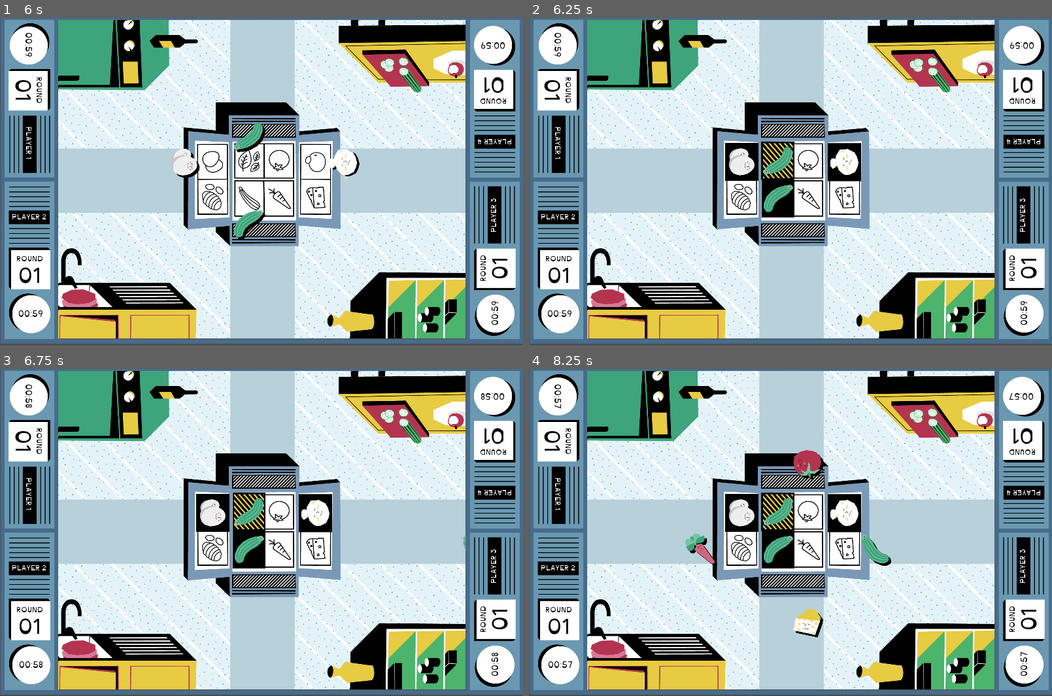
Above: before the commit, frames 1-4 (two rows, left to right).
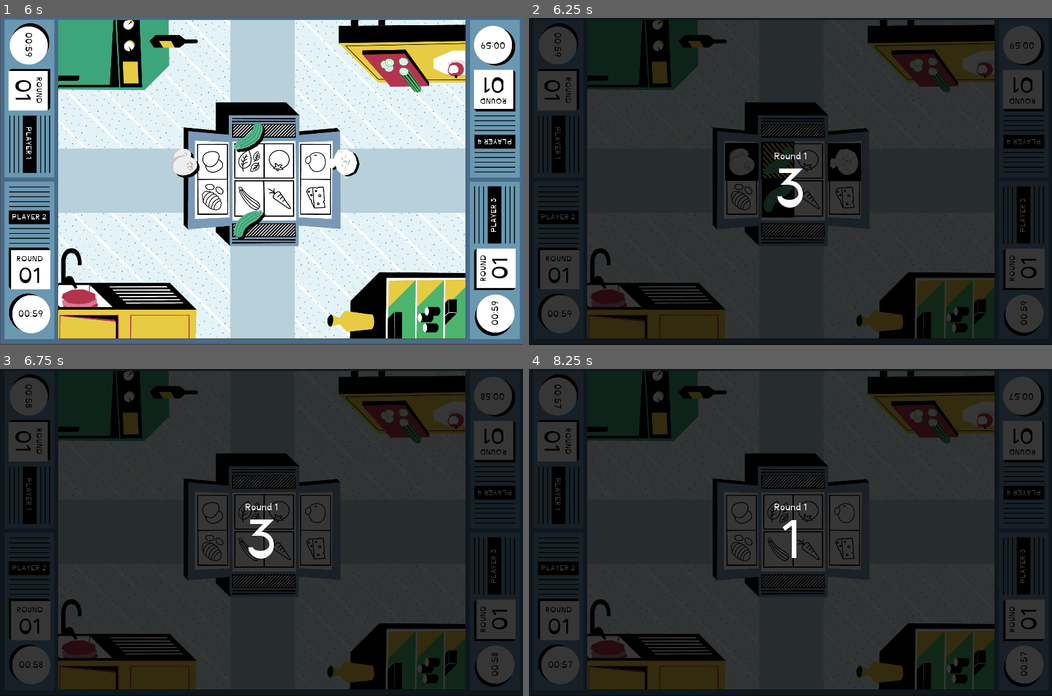
Above: after the commit, the same moments.

Repository: nuco-san/rotary_game
Game: Godot game, scene res://Scenes/Minigiochi/Minigioco_2.tscn
Same seed, same stepped clock (60 frames per second), same inputs: the game is played once before the commit and once after it. This scene is started directly instead of the project's main scene.
Inputs:
- Up to frame 1 (6 s): click "AVANTI" at 0.5 s; click "AVANTI" at 1.25 s; tap Enter at 2, 4.25 s; tap Space at 2.75 s
- Up to frame 2 (6.25 s): no input
- Up to frame 3 (6.75 s): no input
- Up to frame 4 (8.25 s): no input

Frame 1 is identical in both runs. In frame 2, 88% of the frame differs, in the area x 0-100%, y 0-100%; in frame 3, 89%; in frame 4, 89%.

Commit message:
risolto bug nello spawn

Diff:
--- a/Scenes/FoodTrack.gd
+++ b/Scenes/FoodTrack.gd
@@ -16,12 +16,17 @@
 var number_of_clicks : int = 0
 
 var is_filled_correctly = false
+var new_food_array = []
+
 
 
 func _ready():
 	$FinishingPoint/FoodIcon.texture = load("res://03_Icone_EXPORT_ROTARY/" + acceptable_id + "_icona.png")
 	$FinishingPoint/FoodIcon.rotation_degrees = sprite_rotation
 	$FinishingPoint/ArrivedFoodSprite.rotation_degrees = sprite_rotation
+	for food in food_res.food_ids:
+		if food != acceptable_id:
+			new_food_array.append(food)
 
 
 func spawn_food():
@@ -36,8 +41,6 @@
 		else:
 			random_id = food_res.food_ids[randi() % food_res.food_ids.size()]
 	else:
-		var new_food_array = food_res.food_ids
-		new_food_array.erase(acceptable_id)
 		random_id = new_food_array[randi() % new_food_array.size()]
 	new_food.set_id(random_id)
 	new_food.set_sprite_rotation(sprite_rotation)
--- a/Scenes/Minigiochi/Minigioco_1.tscn
+++ b/Scenes/Minigiochi/Minigioco_1.tscn
@@ -3,24 +3,10 @@
 [ext_resource path="res://Scenes/Minigioco.tscn" type="PackedScene" id=1]
 
 [node name="Minigioco_1" instance=ExtResource( 1 )]
+minigame_number = 1
 
-[node name="FoodBackgroundWrong" parent="TrackManagerBottom/FoodTrack_1/FinishingPoint" index="3"]
-frame = 2
-
-[node name="FoodBackgroundWrong" parent="TrackManagerBottom/FoodTrack_2/FinishingPoint" index="3"]
-frame = 2
-
-[node name="FoodBackgroundWrong" parent="TrackManagerRight/FoodTrack_1/FinishingPoint" index="3"]
-frame = 2
-
-[node name="FoodBackgroundWrong" parent="TrackManagerRight/FoodTrack_2/FinishingPoint" index="3"]
-frame = 2
-
-[node name="FoodBackgroundWrong" parent="TrackManagerTop/FoodTrack_1/FinishingPoint" index="3"]
-frame = 2
-
-[node name="FoodBackgroundWrong" parent="TrackManagerTop/FoodTrack_2/FinishingPoint" index="3"]
-frame = 2
+[node name="Fuoco" parent="Sfondo_sotto" index="0"]
+frame = 1
 
 [node name="FoodList" parent="UI" index="5"]
 margin_left = 1291.0
--- a/Scenes/Minigiochi/Minigioco_2.tscn
+++ b/Scenes/Minigiochi/Minigioco_2.tscn
@@ -10,6 +10,7 @@
 [ext_resource path="res://01_Cutscenes_EXPORT_ROTARY/Cutscenes_outro_EXPORT_ROTARY/Cutscenes_Outro_3.png" type="Texture" id=8]
 
 [node name="Minigioco_2" instance=ExtResource( 1 )]
+minigame_number = 2
 
 [node name="Sfondo_sotto" parent="." index="0"]
 texture = ExtResource( 2 )
--- a/Scenes/Minigiochi/Minigioco_3.tscn
+++ b/Scenes/Minigiochi/Minigioco_3.tscn
@@ -10,6 +10,7 @@
 [ext_resource path="res://01_Cutscenes_EXPORT_ROTARY/Cutscenes_outro_EXPORT_ROTARY/Cutscenes_Outro_5.png" type="Texture" id=8]
 
 [node name="Minigioco_3" instance=ExtResource( 1 )]
+minigame_number = 3
 
 [node name="Sfondo_sotto" parent="." index="0"]
 texture = ExtResource( 3 )
@@ -35,18 +36,12 @@
 [node name="FinishingPoint" parent="TrackManagerBottom/FoodTrack_1" index="0"]
 position = Vector2( 11, -592 )
 
-[node name="FoodBackgroundWrong" parent="TrackManagerBottom/FoodTrack_1/FinishingPoint" index="3"]
-frame = 1
-
 [node name="FoodTrack_2" parent="TrackManagerBottom" index="1"]
 food_res = ExtResource( 4 )
 acceptable_id = "Mozzarella"
 
 [node name="FinishingPoint" parent="TrackManagerBottom/FoodTrack_2" index="0"]
 position = Vector2( 5, -591 )
-
-[node name="FoodBackgroundWrong" parent="TrackManagerBottom/FoodTrack_2/FinishingPoint" index="3"]
-frame = 1
 
 [node name="FoodTrack_1" parent="TrackManagerRight" index="0"]
 food_res = ExtResource( 4 )
@@ -55,18 +50,12 @@
 [node name="FinishingPoint" parent="TrackManagerRight/FoodTrack_1" index="0"]
 position = Vector2( -665, -6 )
 
-[node name="FoodBackgroundWrong" parent="TrackManagerRight/FoodTrack_1/FinishingPoint" index="3"]
-frame = 1
-
 [node name="FoodTrack_2" parent="TrackManagerRight" index="1"]
 food_res = ExtResource( 4 )
 acceptable_id = "Basilico"
 
 [node name="FinishingPoint" parent="TrackManagerRight/FoodTrack_2" index="0"]
 position = Vector2( -665, -7 )
-
-[node name="FoodBackgroundWrong" parent="TrackManagerRight/FoodTrack_2/FinishingPoint" index="3"]
-frame = 1
 
 [node name="FoodTrack_1" parent="TrackManagerTop" index="0"]
 food_res = ExtResource( 4 )
@@ -75,31 +64,24 @@
 [node name="FinishingPoint" parent="TrackManagerTop/FoodTrack_1" index="0"]
 position = Vector2( 11, 574 )
 
-[node name="FoodBackgroundWrong" parent="TrackManagerTop/FoodTrack_1/FinishingPoint" index="3"]
-frame = 1
-
 [node name="FoodTrack_2" parent="TrackManagerTop" index="1"]
 food_res = ExtResource( 4 )
 
 [node name="FinishingPoint" parent="TrackManagerTop/FoodTrack_2" index="0"]
 position = Vector2( 6, 576 )
 
-[node name="FoodBackgroundWrong" parent="TrackManagerTop/FoodTrack_2/FinishingPoint" index="3"]
-frame = 1
-
 [node name="Sfondo_sopra" parent="." index="5"]
 texture = ExtResource( 2 )
 
 [node name="FoodList" parent="UI" index="5"]
-margin_left = 1272.0
+margin_left = 1218.0
 margin_top = 907.0
-margin_right = 1522.0
+margin_right = 1568.0
 margin_bottom = 1157.0
 foods = [ "Gnocchi", "Pomodoro", "Mozzarella", "Basilico" ]
 title = "Gnocchi alla sorrentina"
 
 [node name="IntroSlides" parent="." index="7"]
-texture = ExtResource( 6 )
 slides = [ ExtResource( 6 ), ExtResource( 5 ) ]
 
 [node name="OutroSlides" parent="." index="9"]
--- a/Scenes/Minigioco.gd
+++ b/Scenes/Minigioco.gd
@@ -1,7 +1,10 @@
 extends Node2D
+
+export(int) var minigame_number
 
 var time_left
 var score := 0
+var is_doing_fire_sequence = false
 
 
 func _ready():
@@ -19,8 +22,13 @@
 		score += 1
 	else:
 		score -= 1
-	if score == 8:
-		reset_minigame()
+		if minigame_number == 3 and is_doing_fire_sequence:
+			stop_fire_sequence()
+	if score == 2:
+		if minigame_number == 3:
+			start_fire_sequence()
+		else:
+			reset_minigame()
 
 
 func _on_countdown_finished():
@@ -62,3 +70,19 @@
 	$TrackManagerBottom.reset_tracks()
 	$TrackManagerRight.reset_tracks()
 	$TrackManagerTop.reset_tracks()
+
+
+func start_fire_sequence():
+	is_doing_fire_sequence = true
+	$Sfondo_sotto/Fuoco.show()
+	$FireTimer.start()
+	yield($FireTimer, "timeout")
+	reset_minigame()
+	$Sfondo_sotto/Fuoco.hide()
+	is_doing_fire_sequence = false
+
+
+func stop_fire_sequence():
+	is_doing_fire_sequence = false
+	$Sfondo_sotto/Fuoco.show()
+	$FireTimer.stop()
--- a/Scenes/Minigioco.tscn
+++ b/Scenes/Minigioco.tscn
@@ -1,7 +1,7 @@
-[gd_scene load_steps=14 format=2]
+[gd_scene load_steps=17 format=2]
 
 [ext_resource path="res://02_Sfondi_EXPORT_ROTARY/Sfondo_1_sopra.png" type="Texture" id=1]
-[ext_resource path="res://02_Sfondi_EXPORT_ROTARY/Sfondo_1_sotto.png" type="Texture" id=2]
+[ext_resource path="res://04_Sprite_EXPORT_ROTARY/Fuoco2.png" type="Texture" id=2]
 [ext_resource path="res://Scenes/TrackManager.tscn" type="PackedScene" id=3]
 [ext_resource path="res://Scenes/Minigioco.gd" type="Script" id=4]
 [ext_resource path="res://Scenes/MinigameCountdown.tscn" type="PackedScene" id=5]
@@ -13,6 +13,16 @@
 [ext_resource path="res://Scenes/FoodList.tscn" type="PackedScene" id=11]
 [ext_resource path="res://01_Cutscenes_EXPORT_ROTARY/Cutscenes_outro_EXPORT_ROTARY/Cutscenes_Outro_1.png" type="Texture" id=12]
 [ext_resource path="res://01_Cutscenes_EXPORT_ROTARY/Cutscenes_outro_EXPORT_ROTARY/Cutscenes_Outro_2.png" type="Texture" id=13]
+[ext_resource path="res://04_Sprite_EXPORT_ROTARY/Fuoco1.png" type="Texture" id=14]
+[ext_resource path="res://02_Sfondi_EXPORT_ROTARY/Sfondo_1_sotto.png" type="Texture" id=15]
+
+[sub_resource type="SpriteFrames" id=1]
+animations = [ {
+"frames": [ ExtResource( 14 ), ExtResource( 2 ) ],
+"loop": true,
+"name": "default",
+"speed": 5.0
+} ]
 
 [node name="Minigioco" type="Node2D"]
 position = Vector2( 0, -7 )
@@ -20,10 +30,16 @@
 
 [node name="Sfondo_sotto" type="Sprite" parent="."]
 position = Vector2( 961, 598 )
-texture = ExtResource( 2 )
+texture = ExtResource( 15 )
 __meta__ = {
 "_edit_lock_": true
 }
+
+[node name="Fuoco" type="AnimatedSprite" parent="Sfondo_sotto"]
+visible = false
+position = Vector2( -7, -25 )
+frames = SubResource( 1 )
+playing = true
 
 [node name="TrackManagerLeft" parent="." instance=ExtResource( 3 )]
 position = Vector2( 124, 539 )
@@ -46,6 +62,9 @@
 [node name="FinishingPoint" parent="TrackManagerBottom/FoodTrack_1" index="0"]
 position = Vector2( 8, -588 )
 
+[node name="FoodBackgroundWrong" parent="TrackManagerBottom/FoodTrack_1/FinishingPoint" index="3"]
+frame = 1
+
 [node name="FoodTrack_2" parent="TrackManagerBottom" index="1"]
 position = Vector2( 117, -1 )
 acceptable_id = "Zucchina"
@@ -53,6 +72,9 @@
 [node name="FinishingPoint" parent="TrackManagerBottom/FoodTrack_2" index="0"]
 position = Vector2( 7, -585 )
 
+[node name="FoodBackgroundWrong" parent="TrackManagerBottom/FoodTrack_2/FinishingPoint" index="3"]
+frame = 1
+
 [node name="TrackManagerRight" parent="." instance=ExtResource( 3 )]
 position = Vector2( 1797, 539 )
 
@@ -62,6 +84,9 @@
 
 [node name="FinishingPoint" parent="TrackManagerRight/FoodTrack_1" index="0"]
 position = Vector2( -659, 0 )
+
+[node name="FoodBackgroundWrong" parent="TrackManagerRight/FoodTrack_1/FinishingPoint" index="3"]
+frame = 1
 
 [node name="FoodTrack_2" parent="TrackManagerRight" index="1"]
 position = Vector2( 0, 133 )
@@ -71,6 +96,9 @@
 [node name="FinishingPoint" parent="TrackManagerRight/FoodTrack_2" index="0"]
 position = Vector2( -659, 0 )
 
+[node name="FoodBackgroundWrong" parent="TrackManagerRight/FoodTrack_2/FinishingPoint" index="3"]
+frame = 1
+
 [node name="TrackManagerTop" parent="." instance=ExtResource( 3 )]
 position = Vector2( 897, -41 )
 
@@ -80,6 +108,9 @@
 
 [node name="FinishingPoint" parent="TrackManagerTop/FoodTrack_1" index="0"]
 position = Vector2( 8, 578 )
+
+[node name="FoodBackgroundWrong" parent="TrackManagerTop/FoodTrack_1/FinishingPoint" index="3"]
+frame = 1
 
 [node name="FoodTrack_2" parent="TrackManagerTop" index="1"]
 position = Vector2( 117, -1 )
@@ -88,6 +119,9 @@
 
 [node name="FinishingPoint" parent="TrackManagerTop/FoodTrack_2" index="0"]
 position = Vector2( 7, 581 )
+
+[node name="FoodBackgroundWrong" parent="TrackManagerTop/FoodTrack_2/FinishingPoint" index="3"]
+frame = 1
 
 [node name="Sfondo_sopra" type="Sprite" parent="."]
 position = Vector2( 961, 601 )
@@ -215,6 +249,10 @@
 slides = [ ExtResource( 12 ), ExtResource( 13 ) ]
 
 [node name="LevelTimer" type="Timer" parent="."]
+
+[node name="FireTimer" type="Timer" parent="."]
+wait_time = 5.0
+one_shot = true
 
 [connection signal="countdown_finished" from="UI/MinigameCountdown" to="." method="_on_countdown_finished"]
 [connection signal="slides_finished" from="IntroSlides" to="." method="start_minigame"]
Binary file added: 04_Sprite_EXPORT_ROTARY/Fuoco1.png
Not shown, added: 04_Sprite_EXPORT_ROTARY/Fuoco1.png.import
Renamed: 04_Sprite_EXPORT_ROTARY/Sfondo_3_Fuoco.png -> 04_Sprite_EXPORT_ROTARY/Fuoco2.png
Not shown, changed: 04_Sprite_EXPORT_ROTARY/Fuoco2.png.import
